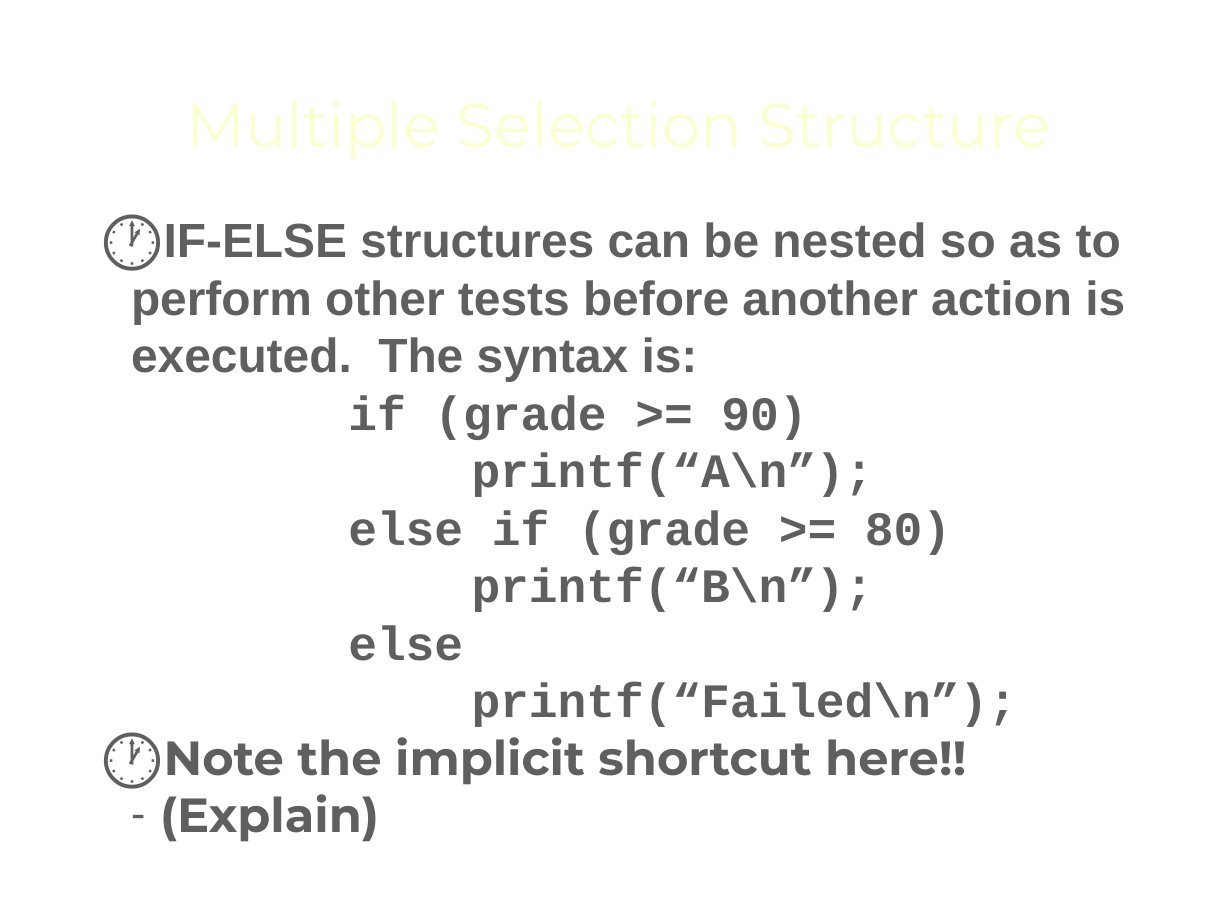
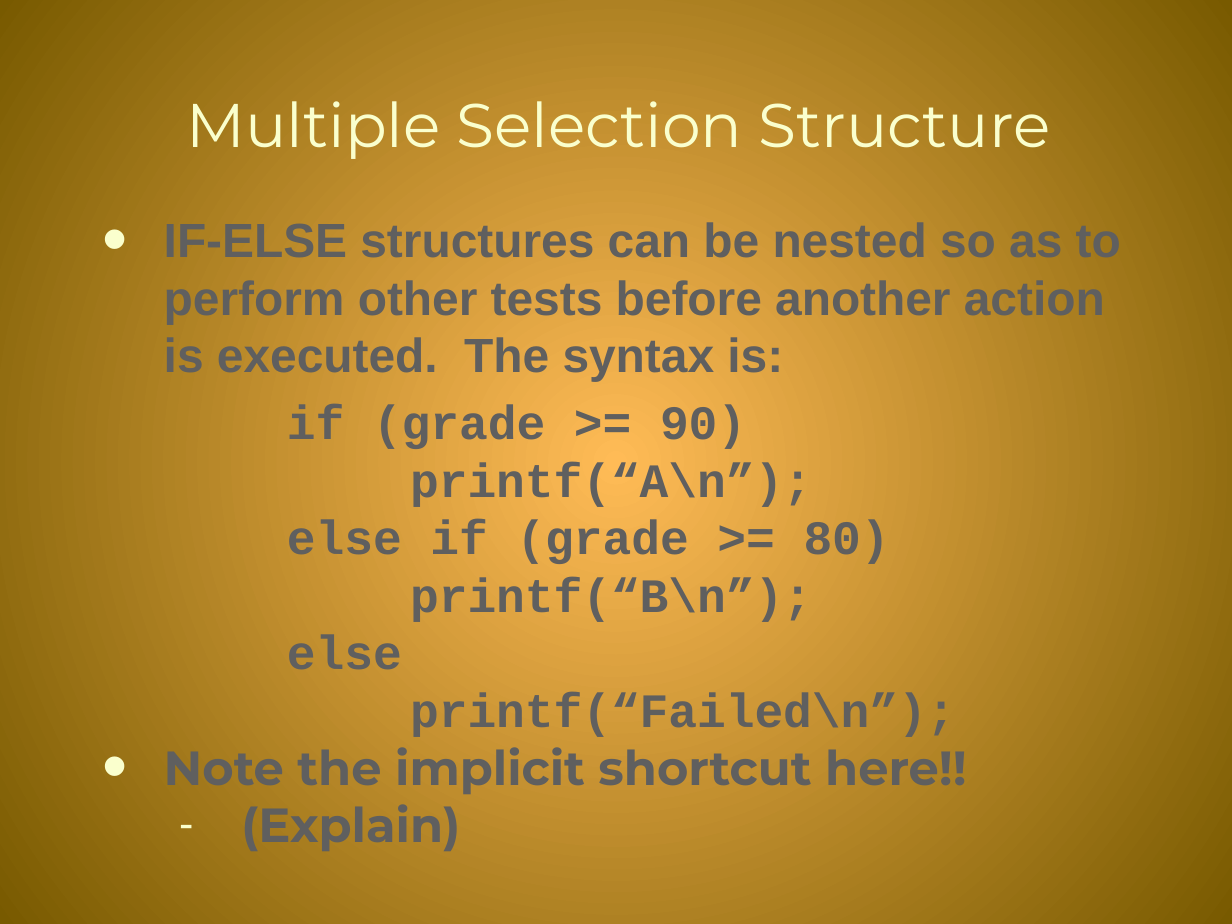
Before and after one commit to mjtrujillo10/Intro_To_C, a slide deck: slide 22 of 00_Lecture_Notes/Packet #3-16 - Control Structures.pptx. Drawn at 1232x924 pixels with LibreOffice and Linux fonts; fonts in the diff are those of the drawing; background and template pictures are left out. Boxes give left, top, right and bottom in pixels: in the first picture for what was removed or moved away, otherwise in the second. Text is boxed around its words. In the diff, an @@ line names an element or a change of style, - is before the commit and + after.

```diff
--- a/00_Lecture_Notes/Packet #3-16 - Control Structures.pptx
+++ b/00_Lecture_Notes/Packet #3-16 - Control Structures.pptx
@@ background #FFFFFF to gradient #FFBB57 to #795B00 @@
@@ text "IF-ELSE structures can be nested ..." at (164,222,1105,794): bullet 🕐 to •; more space between paragraphs; indent changed @@
```
Also in this commit, not shown: 58 other slides changed, 11 other files.
